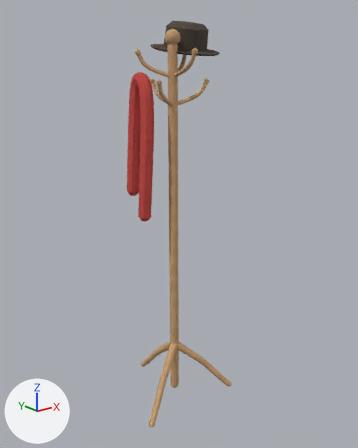
One commit to the Blender file assets/models/source/furniture/coat_rack.blend: the scene before it, then after it.
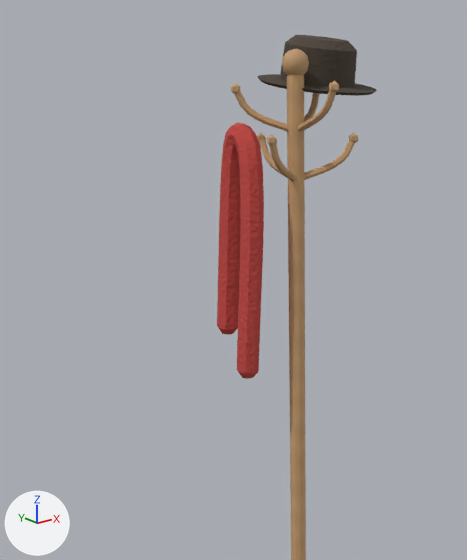
Each version appears first whole from a camera (50 mm lens) standing at (-1.401, -1.786, 1.653) and looking at (0.05, 0.027, 0.928), and next in a close-up on the part from 0% to 76% of the width and 0% to 73% of the height. Every picture has the same lights, and +X, +Y and +Z are marked at lower left. The last two pictures show the newer version.

The first close-up shows 'Hut', 'Schal', 'Ständer'.
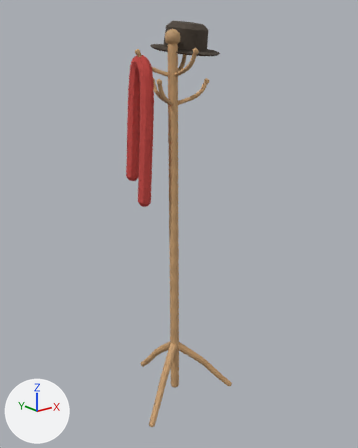
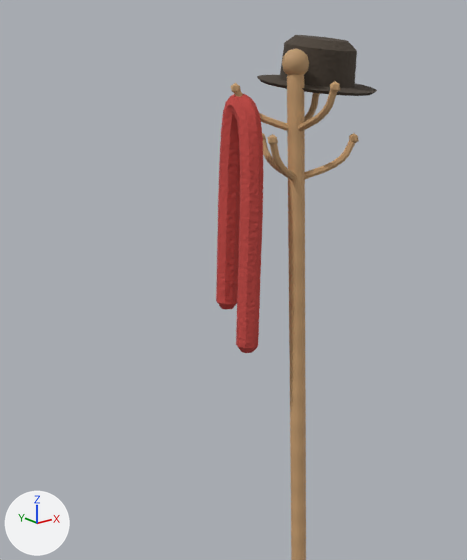
What differs and where, as boxes [x1, y1, x2, y2] in the close-ups (467 x 560 px):
```json
{"object": "Schal", "change": "reshaped", "before": [217, 123, 264, 379], "after": [216, 94, 263, 353]}
```

Edits to the scene script, one JSON object a line:
```json
{"block": "me_schal", "where": "# used by ob_schal; location = (0.0, 0.0, 0.0)"}
{"op": "remove", "block": "me_schal", "code": "me_schal.from_pydata(...)  # 176 vertices, 170 faces; spans x -0.179..-0.097, y -0.008..0.168, z 0.981..1.64"}
{"op": "add", "block": "me_schal", "code": "me_schal.from_pydata(...)  # 176 vertices, 170 faces; spans x -0.178..-0.097, y -0.007..0.169, z 1.052..1.711"}
{"block": "me_schal", "change": "me_schal part 1: 176 of 176 vertices moved; they spanned x -0.179..-0.097, y -0.008..0.168, z 0.981..1.64 and now span x -0.178..-0.097, y -0.007..0.169, z 1.052..1.711; mean shift (0.001, 0.001, 0.071)"}
```
